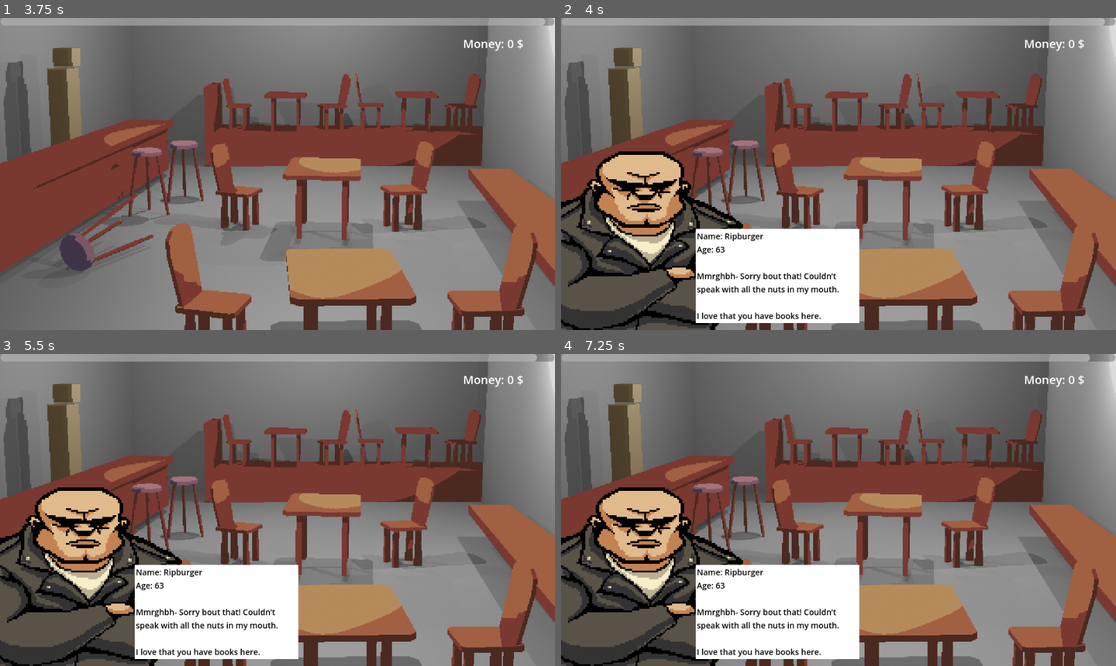
Above: before the commit, frames 1-4 (two rows, left to right).
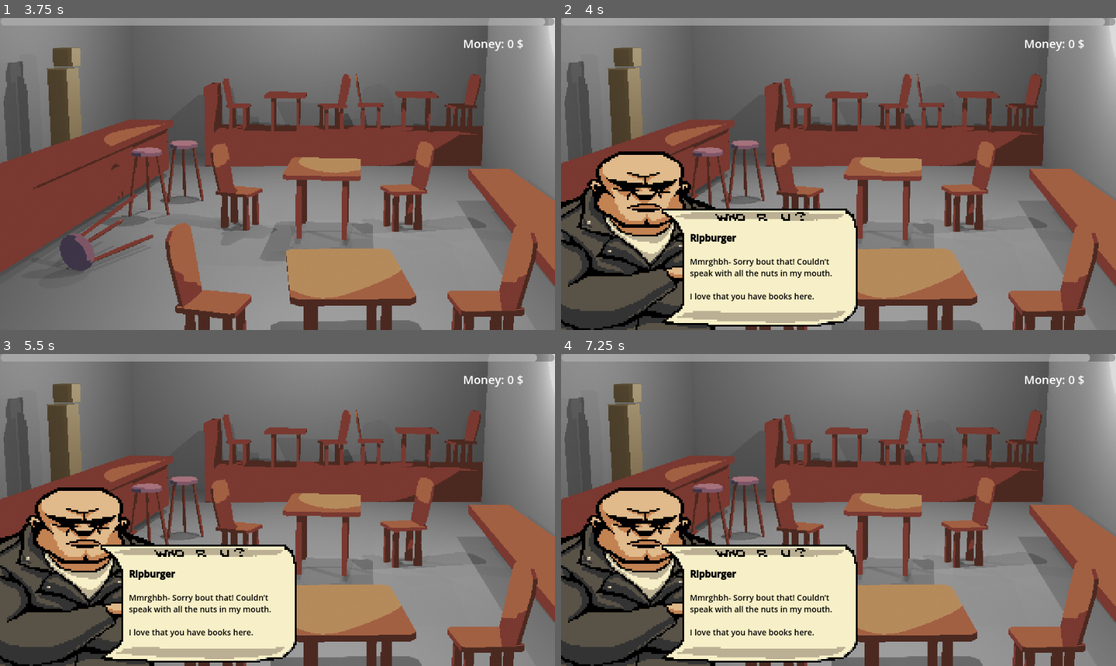
Above: after the commit, the same moments.

Repository: henpatsi/BurlyBikerBuddies
Game: Godot game, scene res://scenes/levels/main_menu.tscn
Same seed, same stepped clock (60 frames per second), same inputs: the game is played once before the commit and once after it.
Inputs (mouse positions are in pixels of both pictures, inside the frame that each line leads up to):
- Up to frame 1 (3.75 s): click "Start" at 0.5 s; click "Start" at 1.25 s; move the mouse to (321, 170) at 2.02 s; click (321, 170) at 2.1 s; tap Enter at 2.75 s; move the mouse to (349, 276) at 2.77 s; click (349, 276) at 2.85 s; tap Space at 3.5 s; move the mouse to (288, 102) at 3.52 s; click (288, 102) at 3.6 s
- Up to frame 2 (4 s): no input
- Up to frame 3 (5.5 s): tap Enter at 4.25 s; move the mouse to (416, 438) at 4.27 s; click (416, 438) at 4.35 s; tap Space at 5 s; move the mouse to (510, 525) at 5.02 s; click (510, 525) at 5.1 s
- Up to frame 4 (7.25 s): tap Enter at 5.75 s; move the mouse to (721, 481) at 5.77 s; click (721, 481) at 5.85 s; tap Space at 6.5 s; move the mouse to (866, 510) at 6.52 s; click (866, 510) at 6.6 s

Frame 1 is identical in both runs. In frame 2, 12% of the frame differs, in the area x 18-54%, y 61-99%; in frame 3, 12%; in frame 4, 12%.

Commit message:
added new backgrounds to info labels

Diff:
--- a/scenes/levels/level.tscn
+++ b/scenes/levels/level.tscn
@@ -6,7 +6,6 @@
 [ext_resource type="PackedScene" uid="uid://b2h72hannpwp3" path="res://scenes/patron_spawn.tscn" id="4_4umbx"]
 [ext_resource type="PackedScene" uid="uid://dqyh0d4yaetbx" path="res://scenes/patron_info.tscn" id="5_nimfu"]
 [ext_resource type="Script" path="res://scripts/stats_tracker.gd" id="6_f8xyf"]
-[ext_resource type="Script" path="res://scripts/patron_info_label.gd" id="7_6esmp"]
 [ext_resource type="Script" path="res://scripts/audio.gd" id="8_5i7w8"]
 [ext_resource type="AudioStream" uid="uid://cfttus5csl4fr" path="res://audio/music/SFX_Music&Ambience2.wav" id="9_hifen"]
 
@@ -142,11 +141,7 @@
 [node name="PatronInfo" parent="." instance=ExtResource("5_nimfu")]
 visible = false
 z_index = 50
-position = Vector2(128, 114)
 script = ExtResource("6_f8xyf")
-
-[node name="PatronInfoLabel" parent="PatronInfo" index="0"]
-script = ExtResource("7_6esmp")
 
 [node name="MoneyLabel" type="Label" parent="."]
 offset_left = 801.0
--- a/scenes/patron_info.tscn
+++ b/scenes/patron_info.tscn
@@ -1,24 +1,32 @@
 [gd_scene load_steps=3 format=3 uid="uid://dqyh0d4yaetbx"]
 
-[ext_resource type="Texture2D" uid="uid://dfx0jdmljrtt8" path="res://images/history_background.png" id="1_77lfb"]
-
-[sub_resource type="LabelSettings" id="LabelSettings_xxioo"]
-line_spacing = 5.0
-font_color = Color(0, 0, 0, 1)
+[ext_resource type="Texture2D" uid="uid://d30431q36co1p" path="res://images/SitterDescription.png" id="1_d6ya1"]
+[ext_resource type="Script" path="res://scripts/patron_info_label.gd" id="2_yafwp"]
 
 [node name="PatronInfo" type="Node2D"]
 z_index = 100
 
-[node name="PatronInfoLabel" type="Label" parent="."]
-z_index = 100
-offset_left = -98.0
-offset_top = -78.0
-offset_right = 98.0
-offset_bottom = 78.0
-label_settings = SubResource("LabelSettings_xxioo")
-autowrap_mode = 1
+[node name="PatronInfoBackground" type="Sprite2D" parent="."]
+position = Vector2(480, 270)
+scale = Vector2(3, 3)
+texture = ExtResource("1_d6ya1")
 
-[node name="PatronInfoBackground" type="Sprite2D" parent="."]
-z_index = 50
-scale = Vector2(1, 0.40592)
-texture = ExtResource("1_77lfb")
+[node name="PatronInfoLabel" type="RichTextLabel" parent="."]
+z_index = 5
+offset_left = 47.0
+offset_top = 55.0
+offset_right = 198.0
+offset_bottom = 198.0
+theme_override_colors/default_color = Color(0, 0, 0, 1)
+theme_override_font_sizes/normal_font_size = 14
+theme_override_font_sizes/bold_font_size = 16
+bbcode_enabled = true
+text = "[b]Bobby[/b]
+
+Likes:
+Cats
+
+Hates:
+Sports"
+fit_content = true
+script = ExtResource("2_yafwp")
--- a/scenes/patron_spawn.tscn
+++ b/scenes/patron_spawn.tscn
@@ -1,32 +1,30 @@
-[gd_scene load_steps=4 format=3 uid="uid://b2h72hannpwp3"]
+[gd_scene load_steps=3 format=3 uid="uid://b2h72hannpwp3"]
 
 [ext_resource type="Script" path="res://scripts/spawn_stats_label.gd" id="1_m56pe"]
-[ext_resource type="Texture2D" uid="uid://dfx0jdmljrtt8" path="res://images/history_background.png" id="2_nngyk"]
-
-[sub_resource type="LabelSettings" id="LabelSettings_jxfa3"]
-font_size = 14
-font_color = Color(0, 0, 0, 1)
+[ext_resource type="Texture2D" uid="uid://grjii0m003fk" path="res://images/IncomerDescription.png" id="1_qscsu"]
 
 [node name="PatronSpawn" type="Node2D"]
 z_index = 10
 
 [node name="StatsLabelBackground" type="Sprite2D" parent="."]
+z_index = 5
+position = Vector2(480, 270)
+scale = Vector2(3, 3)
+texture = ExtResource("1_qscsu")
+
+[node name="StatsLabel" type="RichTextLabel" parent="."]
 z_index = 10
-position = Vector2(374.5, 446.375)
-scale = Vector2(1.22511, 0.34408)
-texture = ExtResource("2_nngyk")
+offset_left = 223.0
+offset_top = 369.0
+offset_right = 494.0
+offset_bottom = 498.0
+theme_override_colors/default_color = Color(0, 0, 0, 1)
+theme_override_font_sizes/normal_font_size = 14
+theme_override_font_sizes/bold_font_size = 16
+bbcode_enabled = true
+text = "[b]Bob[/b]
 
-[node name="StatsLabel" type="Label" parent="."]
-z_index = 15
-offset_left = 235.0
-offset_top = 368.0
-offset_right = 513.0
-offset_bottom = 524.0
-text = "Name: BOB
-Age: 100
-Sentence 1
-Sentence 2"
-label_settings = SubResource("LabelSettings_jxfa3")
-vertical_alignment = 1
-autowrap_mode = 3
+I like cars
+
+I hate cats"
 script = ExtResource("1_m56pe")
--- a/scripts/patron_info_label.gd
+++ b/scripts/patron_info_label.gd
@@ -1,12 +1,13 @@
-extends Label
+extends RichTextLabel
 
 func write_patron_stats(stats):
 	self.text = ""
-	self.text += "Name: " + str(stats["name"])
-	self.text += "\nAge: " + str(stats["age"])
+	self.text += "[b]" + str(stats["name"]) + "[/b]"
+	self.text += "\n"
 	self.text += "\nLikes:\n"
 	for topic in stats["likes"].keys():
 		self.text += topic + " "
+	self.text += "\n"
 	self.text += "\nDislikes:\n"
 	for topic in stats["dislikes"].keys():
 		self.text += topic + " "
--- a/scripts/spawn_stats_label.gd
+++ b/scripts/spawn_stats_label.gd
@@ -1,9 +1,8 @@
-extends Label
+extends RichTextLabel
 
 func write_stats(stats):
 	self.text = ""
-	self.text += "Name: " + str(stats["name"])
-	self.text += "\nAge: " + str(stats["age"])
+	self.text += "[b]" + str(stats["name"]) + "[/b]"
 	self.text += "\n\n"
 	for topic in stats["likes"].keys():
 		self.text += stats["likes"][topic]+ "\n"
--- a/scripts/stats_tracker.gd
+++ b/scripts/stats_tracker.gd
@@ -11,7 +11,7 @@
 
 func _ready():
 	patron_info = get_node("/root/Level/PatronInfo")
-	patron_info_label = patron_info.get_child(0)
+	patron_info_label = get_node("/root/Level/PatronInfo/PatronInfoLabel")
 	patron_info.hide()
 	load_files()
 	topics = likes.keys()
Not shown, added: export_presets.cfg
Binary file added: images/IncomerDescription.png
Not shown, added: images/IncomerDescription.png.import
Binary file added: images/SitterDescription.png
Not shown, changed: images/SitterDescription.png.import
Binary file removed: images/history_background.png
Not shown: 1 places in scenes/levels/level.tscn that only renumber resources
